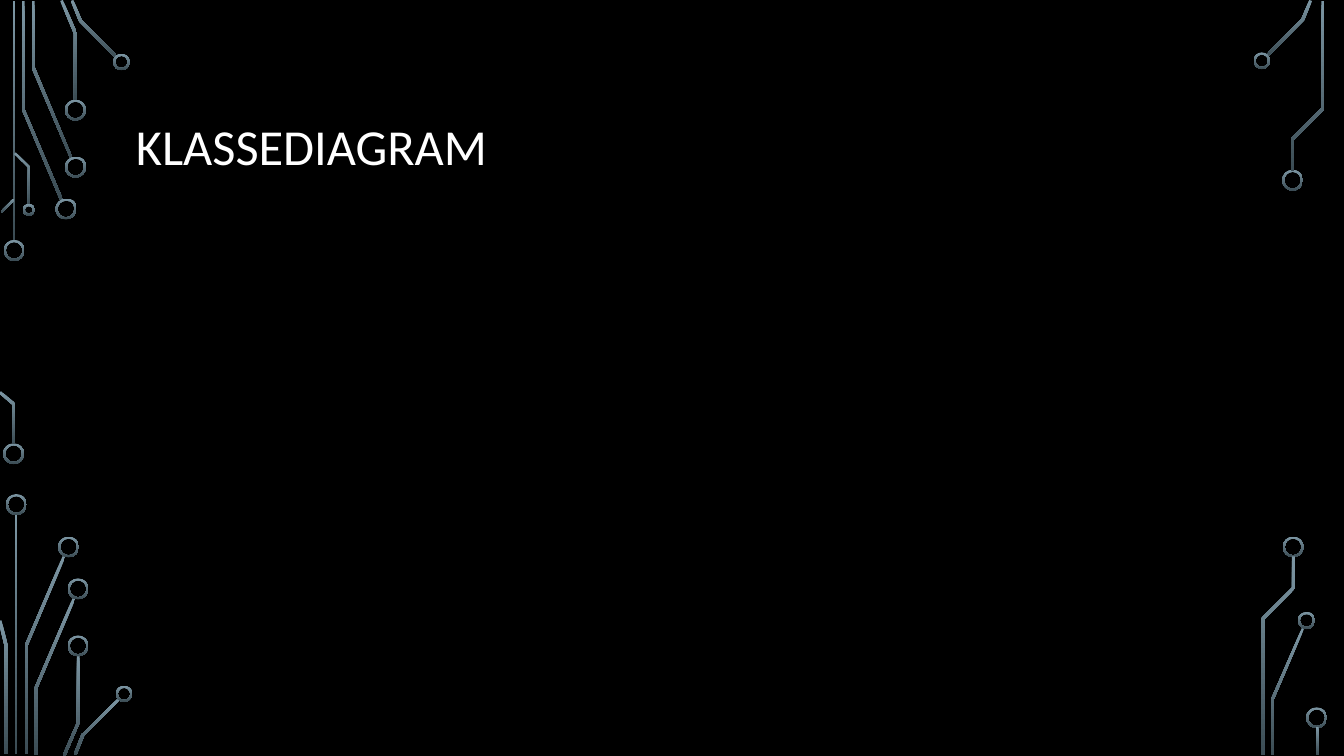
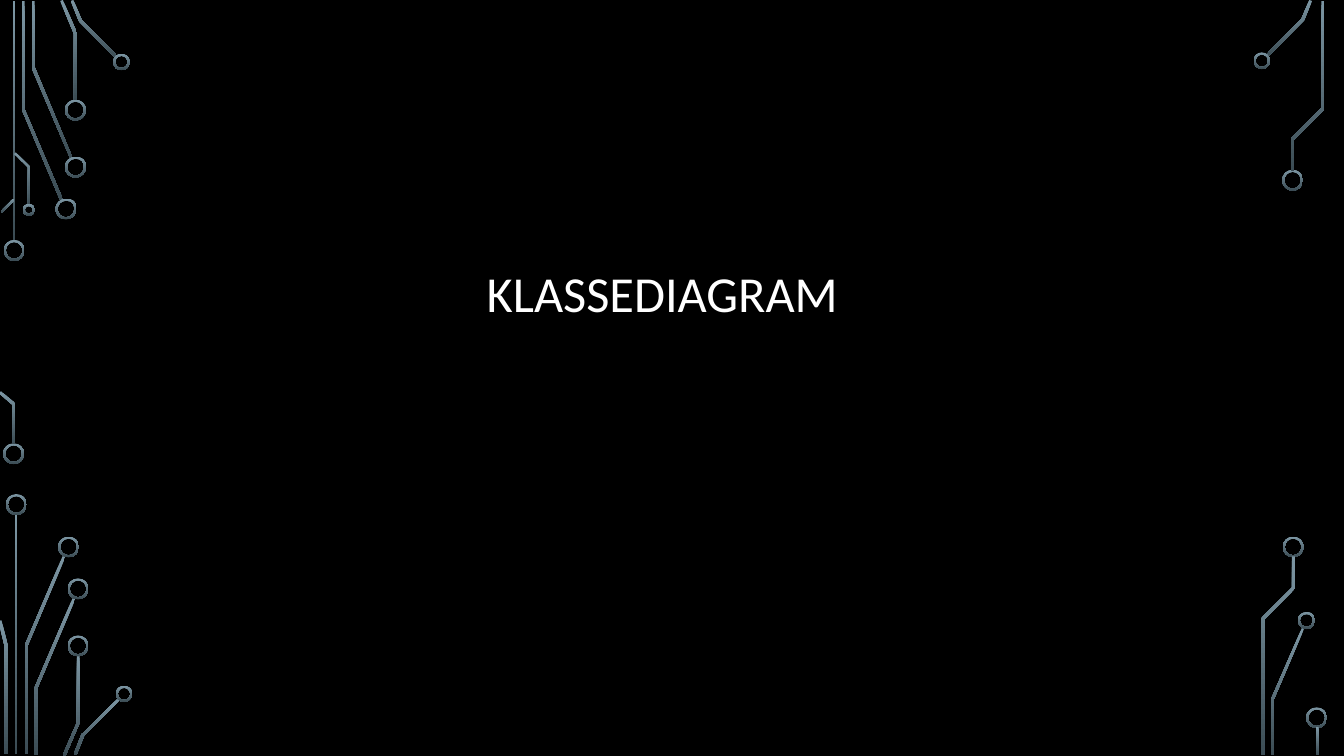
Before and after one commit to studiegruppeTeamAwesome/FFT, a slide deck: slide 5 of modeller, dokumenter/præs2.pptx (slide 6 before the commit). Drawn at 1344x756 pixels with LibreOffice and Linux fonts; fonts in the diff are those of the drawing; background and template pictures are left out. Boxes give left, top, right and bottom in pixels: in the first picture for what was removed or moved away, otherwise in the second. Text is boxed around its words. In the diff, an @@ line names an element or a change of style, - is before the commit and + after.

```diff
--- a/modeller, dokumenter/præs2.pptx
+++ b/modeller, dokumenter/præs2.pptx
@@ title "KLASSEDIAGRAM": place and size @@
-title "KLASSEDIAGRAM" at (136, 132, 487, 166)
+title "KLASSEDIAGRAM" at (487, 279, 838, 313)
```
Also in this commit, not shown: 1 other slide changed, 3 slides added, 3 slides removed, 15 other files.
